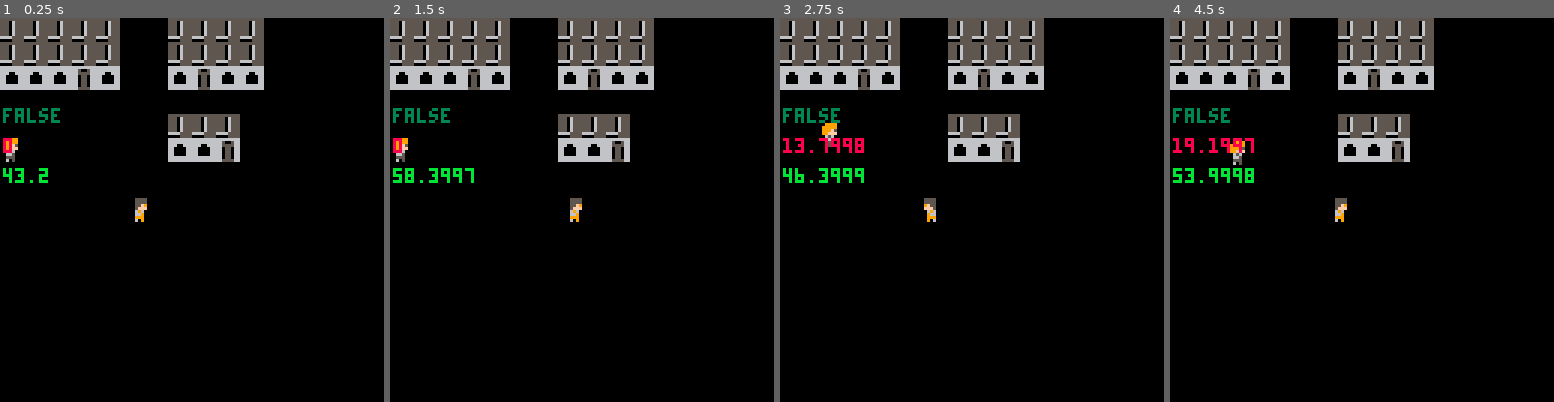
Above: before the commit, frames 1-4 (left to right).
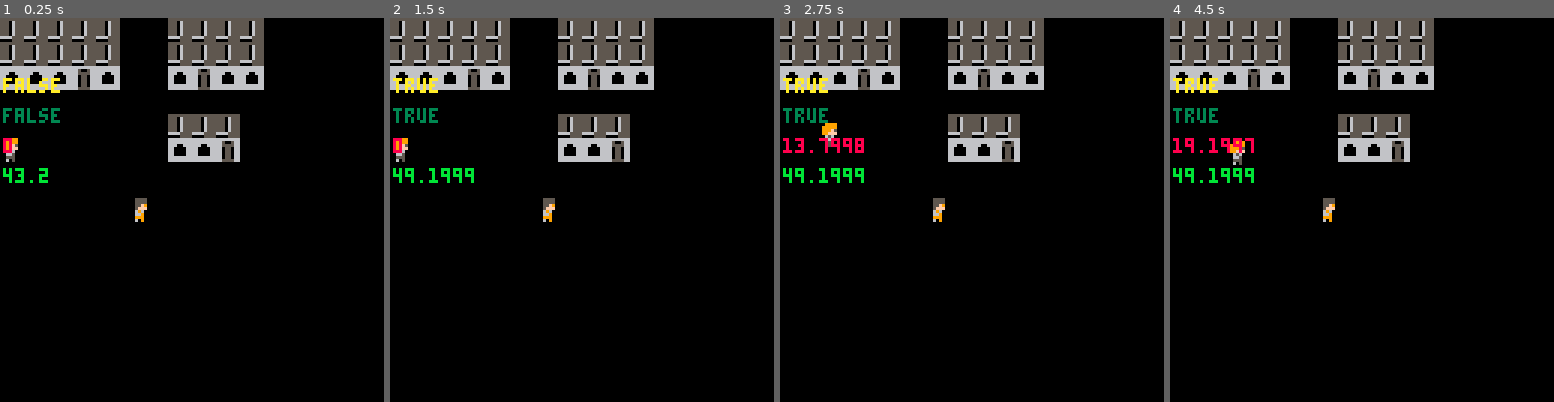
Above: after the commit, the same moments.

Repository: Joe-Gigs/3-color-game-jam
Game: PICO-8 cartridge 3colorjam.p8
Same seed, same stepped clock (60 frames per second), same inputs: the game is played once before the commit and once after it.
Inputs:
- Up to frame 1 (0.25 s): no input
- Up to frame 2 (1.5 s): tap X (X key) at 0.33, 1.07 s; tap O (Z key) at 0.7 s
- Up to frame 3 (2.75 s): hold Right 1.6-2.1 s; tap O (Z key) at 1.7, 2.1, 2.5 s; tap X (X key) at 1.85 s; hold Up 2.15-2.42 s; hold Right from 2.47 s (still down)
- Up to frame 4 (4.5 s): tap O (Z key) every 0.4 s from 2.9 to 4.1 s; tap X (X key) at 2.97, 4.08 s; release Right at 3.03 s; hold Left 3.08-3.58 s; hold Down 3.63-3.97 s; hold Right from 4.02 s (still down)

The runs differ from the first frame. In frame 1, 0.3% of the frame differs, in the area x 0-16%, y 15-20%; in frame 2, 0.8%; in frame 3, 0.7%; in frame 4, 0.9%, in the area x 0-47%, y 15-54%.

Commit message:
more npc work, more sprite work, need to work on collsions

Diff:
--- a/3colorjam.p8
+++ b/3colorjam.p8
@@ -2,6 +2,8 @@
 version 8
 __lua__
 function _init()
+	--todo
+	--inventory system :)
 	player = {}
 	--sprite in progress
 	player.sp = 138
@@ -37,13 +39,14 @@
 
 	timer = 0
 
+	talk = false
 end
 
 function _draw()
 	print(player.x, 1, 40, 8)
 	print(npc1.x, 1, 50, 11)
 	print(npc1.sleep, 1, 30, 3)
-	-- print(menu.level, 1,20, 10)
+	print(talk, 1,20, 10)
 
 end
 
@@ -67,7 +70,7 @@
 	cls()
 
 if btn(4) then
-	if player.x >= npc1.x then
+	if player.x then
 		npcSpeak()
 	end
 end
@@ -111,25 +114,24 @@
 		end
 		if btn(2) then
 			player.y -= player.speed
+			player.sp = 140
 		end
 		if btn(3) then
 			player.y += player.speed
+			player.sp = 142
 		end
 	end
 end
 
 function npcmovement()
-	if timer < 50 then
+	if talk == false and timer < 50 then
 		npc1.x += 0.4
 		npc1.flip = false
 	end
-	if npc1.sleep == true then
-		npc1.x = player.x - 5
-	end
 end
 
 function reversenpc()
-	if timer > 50 then
+	if timer > 50 and talk == false then
 		npc1.x -= 0.4
 		npc1.flip = true
 	end
@@ -149,6 +151,8 @@
 	spr(menu.sp, menu_left.x, menu_left.y, 4, 4)
 
 	print("hello!", 33, 81, 0)
+	talk = true
+
 	npc1.sleep = true
 end
 
@@ -312,14 +317,14 @@
 99999999999999999999999999999999999999999999999999999999999999990000000000000000000000000000000000000000000000000000000000000000
 99999999999999999999999999999999999999999999999999999999999999990000000000000000000000000000000000000000000000000000000000000000
 99999999999999999999999999999999999999999999999999999999999999990000000000000000000000000000000000000000000000000000000000000000
-66666666666666665555555500000000000000000000000000000000000000000000000000000000009999000099990000999900009999000000000000000000
-66666666665005665550655500000000000000000000000000000000000000000000000000000000099999000999990009999900099999000000000000000000
-666006666655556655506555000000000000000000000000000000000000000000000000000000000999f5000999f50009999900099999000000000000000000
-66000066660550665550655500000000000000000000000000000000000000000000000000000000099fff00099fff0009999900099999000000000000000000
-66000066660550665550655500000000000000000000000000000000000000000000000000000000006560000065600000666000006660000000000000000000
-66000066660550665550655500000000000000000000000000000000000000000000000000000000006650000066500000666000006660000000000000000000
-66666666660550666666555500000000000000000000000000000000000000000000000000000000005550000055500000555000005550000000000000000000
-66666666665555660000555500000000000000000000000000000000000000000000000000000000006050000005000000505000000000000000000000000000
+66666666666666665555555500000000000000000000000000000000000000000000000000000000009999000099990000999900009999000099990000000000
+66666666665005665550655500000000000000000000000000000000000000000000000000000000099999000999990009999900099999000999990000000000
+666006666655556655506555000000000000000000000000000000000000000000000000000000000999f5000999f5000999990009999900095f590000000000
+66000066660550665550655500000000000000000000000000000000000000000000000000000000099fff00099fff00099999000999990009fff90000000000
+66000066660550665550655500000000000000000000000000000000000000000000000000000000006560000065600000666000006660000066600000000000
+66000066660550665550655500000000000000000000000000000000000000000000000000000000006650000066500000666000006660000066600000000000
+66666666660550666666555500000000000000000000000000000000000000000000000000000000005550000055500000555000005550000055500000000000
+66666666665555660000555500000000000000000000000000000000000000000000000000000000006050000005000000505000000000000050500000000000
 00000000000000000000000000000000000000000000000000000000000000000000000000000000005555000055550000000000000000000000000000000000
 00000000000000000000000000000000000000000000000000000000000000000000000000000000005555000055550000000000000000000000000000000000
 000000000000000000000000000000000000000000000000000000000000000000000000000000000055f9000055f90000000000000000000000000000000000
